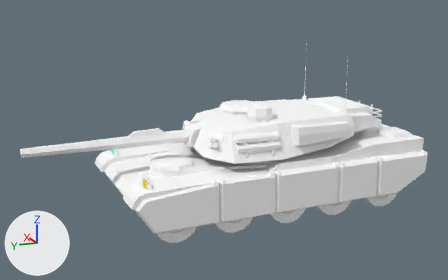
Two versions of the Blender file tank.blend, one commit apart.
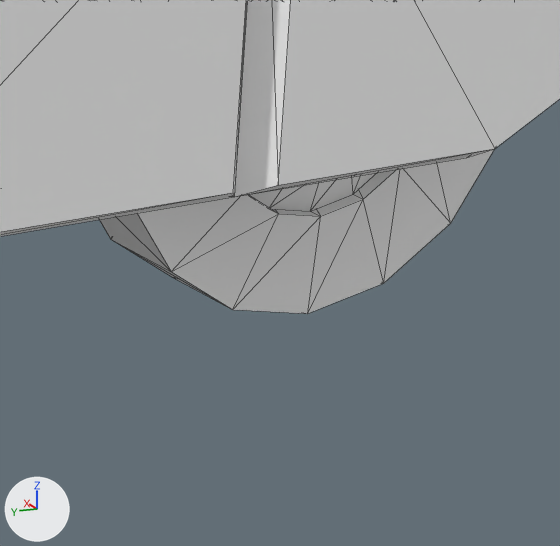
The first picture shows the older version from a 50 mm lens placed at (-15.29, 7.78, 5.54), pointed at (-0.03, 1.11, 1.08). The close-ups show both versions on the part from 79% to 90% of the width and 64% to 81% of the height of that picture; other places that the commit changed are outside them. Arrows for +X, +Y and +Z are at lower left; the lights stay in place. The close-ups show mesh edges as thin lines.

Objects in the first close-up: 'chassis', 'wheel.009'.
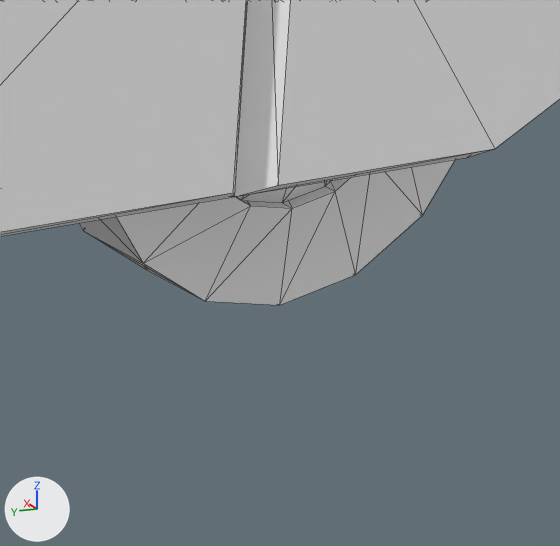
The newer file is also turned or shifted as a whole; pictures and numbers use the older file's frame.

What differs and where, as boxes (x1, y1, x2, y2) in the close-ups (560 x 546 px):
'wheel.009', mesh moved: before (100, 149, 494, 314); after (79, 160, 455, 305)

Diff of the bpy script that builds the scene:
```diff
--- a/tank.blend.py
+++ b/tank.blend.py
@@ me_wheel_009 @@
 me_wheel_009.from_pydata(...)  # 331 vertices, 228 faces; spans x -0.175..0.175, y -0.605..0.605, z -0.605..0.605
 # used by ob_wheel_009; parent = ob_wheel_rf_dummy; location = (-3.228, -6.224, 0.0); rotation_euler = (0.0, 0.0, 3.142), in degrees (0, 0, 180)
+# me_wheel_009 part 1: the whole mesh is moved by (-0.079, -0.026, -0.001)
 me_wheel_009.materials.append(mat_g5m0)
```
